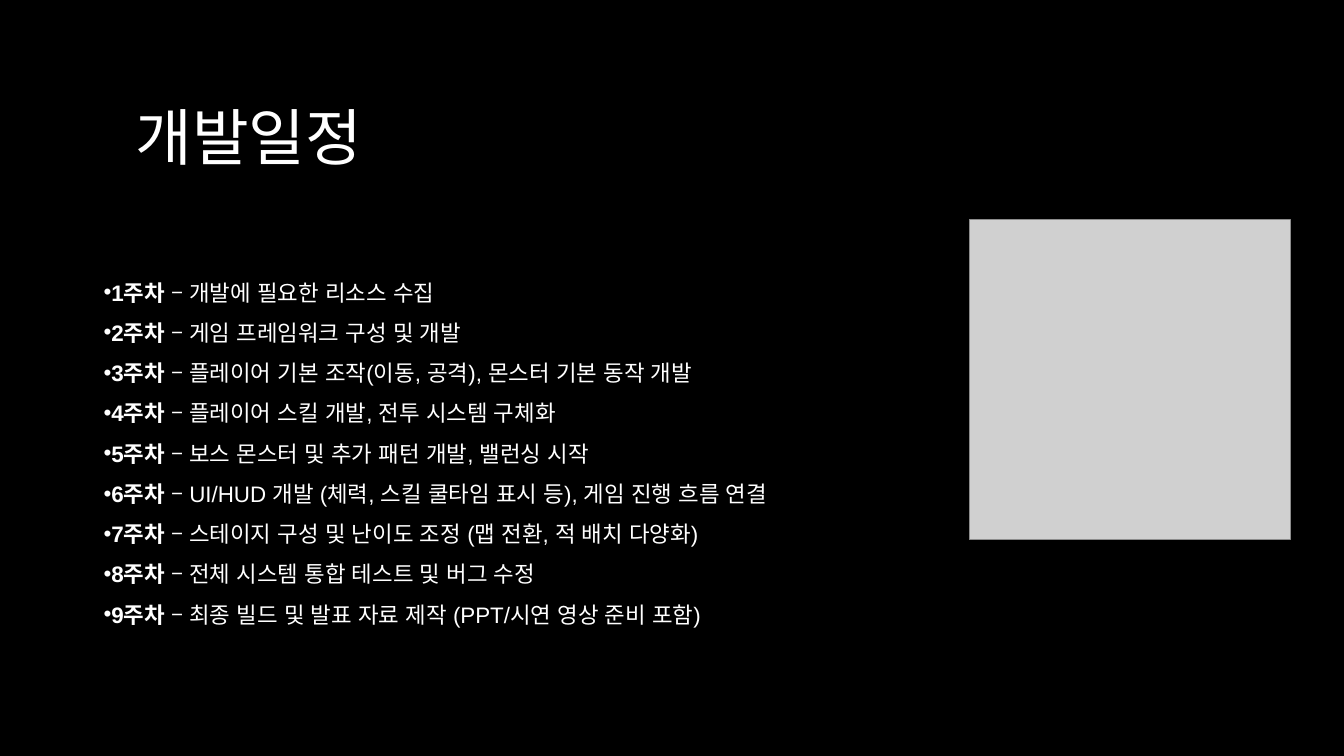
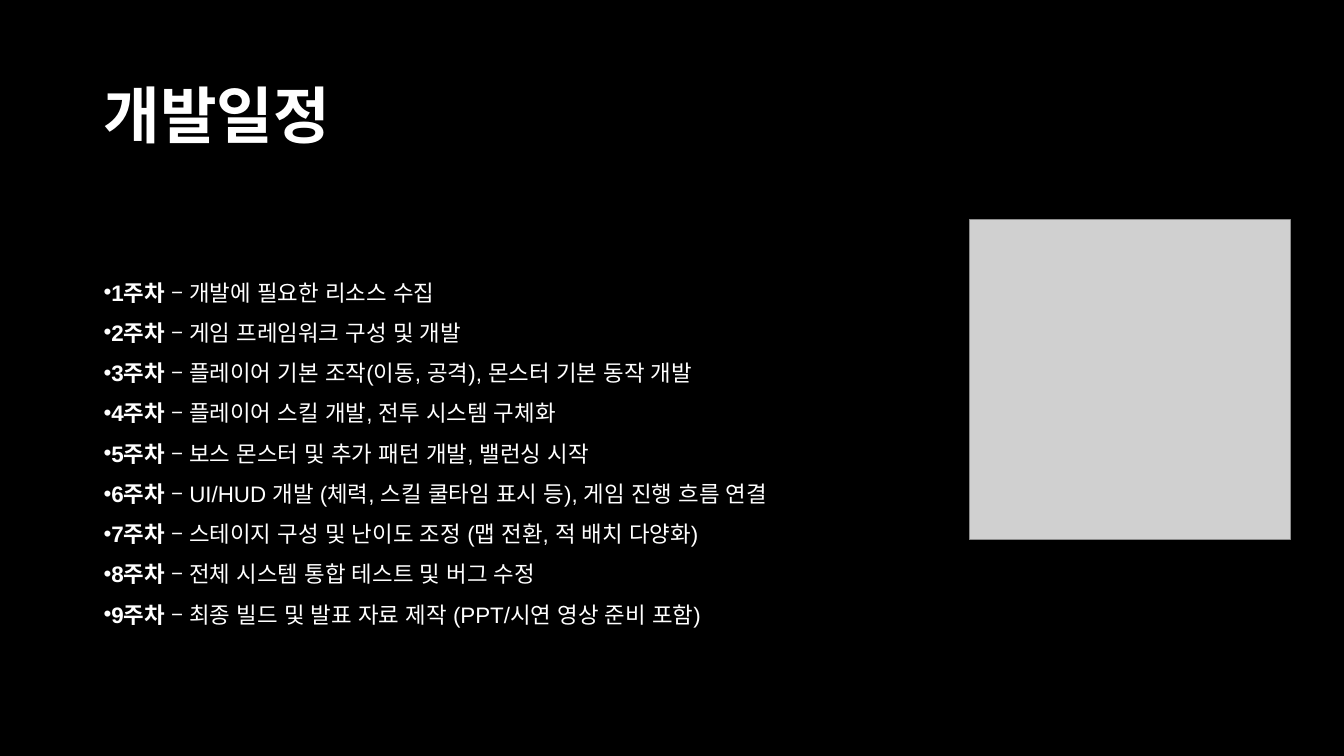
Before and after one commit to BaerBear/2DGP_TermProject_Skrr, a slide deck: slide 7 of PPT_/1st/2DGP_TermProject.pptx. Drawn at 1344x756 pixels with LibreOffice and Linux fonts; fonts in the diff are those of the drawing; grey boxes stand for pictures. Boxes give left, top, right and bottom in pixels: in the first picture for what was removed or moved away, otherwise in the second. Text is boxed around its words. In the diff, an @@ line names an element or a change of style, - is before the commit and + after.

```diff
--- a/PPT_/1st/2DGP_TermProject.pptx
+++ b/PPT_/1st/2DGP_TermProject.pptx
@@ title "개발일정" moved from (x1=135, y1=109, x2=362, y2=165) to (x1=104, y1=86, x2=331, y2=144) @@
@@ title "개발일정" at (x1=104, y1=86, x2=331, y2=144): bold on @@
```
Also in this commit, not shown: 1 other slide changed, 2 slides added.
